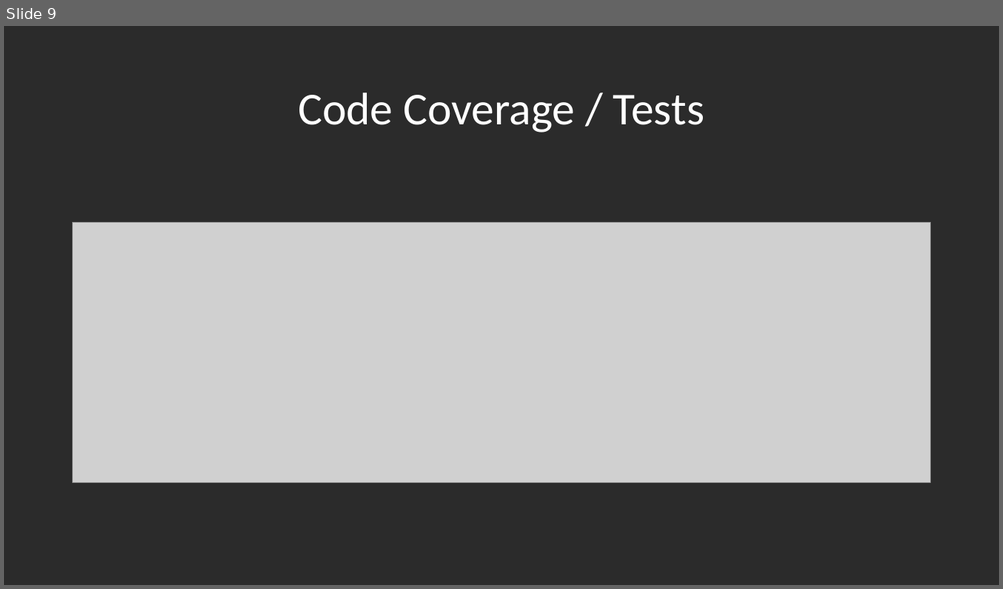
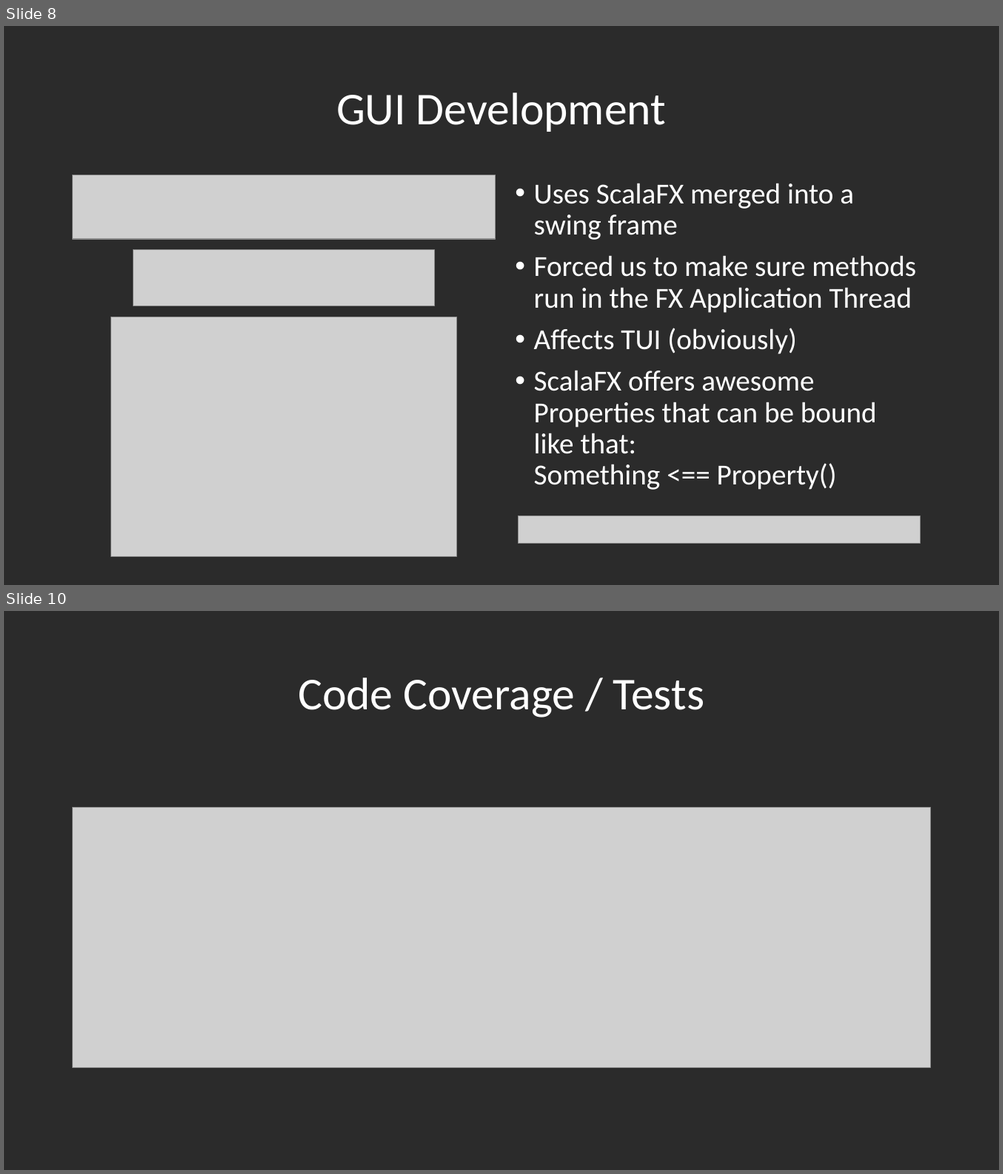
Before and after one commit to segidev/htwg.se.awol, a slide deck: Projektpräsentation SE.pptx. Shown one above the other, each under a label of ours: slide 9 before the commit, slides 8 and 10 after it; the slides between them are not shown. The pictures are 1003x589 and 1003x1174 pixels, drawn with LibreOffice and Linux fonts; fonts in the diff are those of the drawing; grey boxes stand for pictures; background and template pictures are left out; a plain dark background stands for a picture behind light text. Boxes give left, top, right and bottom in pixels: in the first picture for what was removed or moved away, otherwise in the second. Text is boxed around its words. In the diff, an @@ line names an element or a change of style, - is before the commit and + after.

```diff
--- a/Projektpräsentation SE.pptx
+++ b/Projektpräsentation SE.pptx
@@ slide 8 added at bbox=[4, 26, 999, 585], background picture (left out) @@
@@ title added at bbox=[336, 93, 666, 132], 44 pt, text #FFFFFF @@
+GUI Development
@@ picture added at bbox=[73, 175, 495, 239] @@
@@ text added at bbox=[534, 183, 916, 490], 28 pt, text #FFFFFF @@
+• Uses ScalaFX merged into a swing frame
+• Forced us to make sure methods run in the FX Application Thread
+• Affects TUI (obviously)
+• ScalaFX offers awesome Properties that can be bound like that:
+  Something <== Property()
@@ picture added at bbox=[133, 250, 434, 306] @@
@@ picture added at bbox=[111, 317, 457, 557] @@
@@ picture added at bbox=[518, 516, 920, 543] @@
@@ what was slide 9 is now slide 10 @@
```
Also in this commit, not shown: 10 slides changed, 2 other slides added, 3 slides removed.
